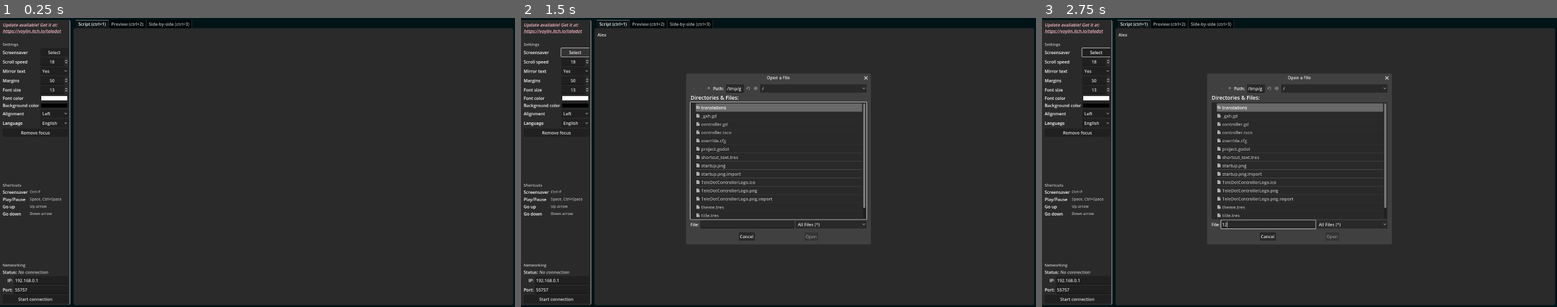
Above: before the commit, frames 1-3 (left to right).
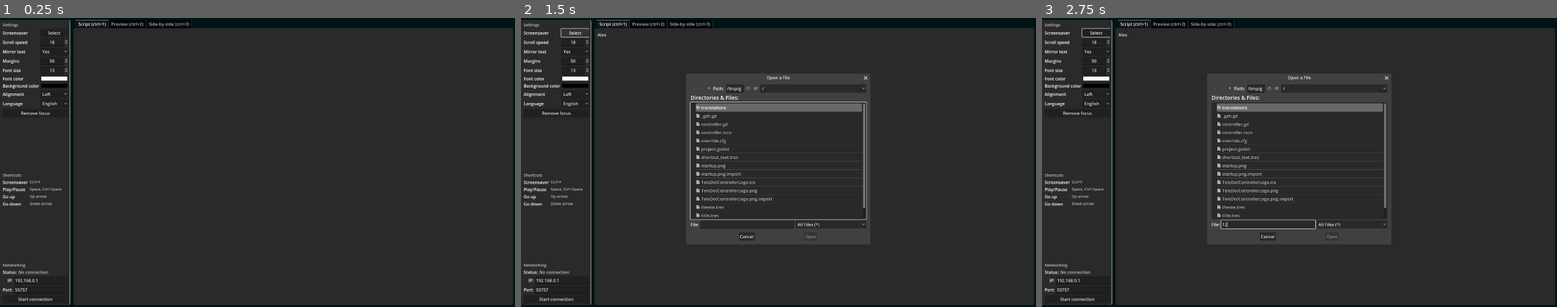
Above: after the commit, the same moments.

Repository: VoylinsGamedevJourney/teledot
Game: Godot game, scene res://controller.tscn
Two runs of this game, one before a commit and one after it. Both use one fixed random seed, a clock stepped at 60 frames per second and the inputs below.
Inputs (mouse positions are in pixels of both pictures, inside the frame that each line leads up to):
- Up to frame 1 (0.25 s): no input
- Up to frame 2 (1.5 s): click (814, 165) at 0.52 s; type "Alex" at 0.6 s; click "Select" at 1.25 s
- Up to frame 3 (2.75 s): click (1268, 223) at 2.02 s; type "12" at 2.1 s

The runs differ from the first frame. In frame 1, 1.7% of the frame differs, in the area x 0-14%, y 1-69%; in frame 2, 1.9%, in the area x 0-68%, y 1-77%; in frame 3, 1.8%.

Commit message:
Small version control fix

Diff:
--- a/src_controller/controller.gd
+++ b/src_controller/controller.gd
@@ -47,11 +47,11 @@
 	json.parse(file.get_as_text())
 	var local_version: Dictionary = json.data
 	var update_available := false
-	if current_version.latest_stable.major > current_version.latest_stable.major:
+	if current_version.latest_stable.major > local_version.latest_stable.major:
 		update_available = true
-	elif current_version.latest_stable.minor > current_version.latest_stable.minor:
+	elif current_version.latest_stable.minor > local_version.latest_stable.minor:
 		update_available = true
-	elif current_version.latest_stable.patch > current_version.latest_stable.patch:
+	elif current_version.latest_stable.patch > local_version.latest_stable.patch:
 		update_available = true
 	%UpdateAvailableLabel.visible = update_available
 
--- a/src_controller/controller.tscn
+++ b/src_controller/controller.tscn
@@ -75,6 +75,7 @@
 
 [node name="UpdateAvailableLabel" type="RichTextLabel" parent="MarginContainer/MainHSplit/LeftPanel/ScrollContainer/VBox"]
 unique_name_in_owner = true
+visible = false
 layout_mode = 2
 bbcode_enabled = true
 text = "[color=pink][i]Update available! Get it at:
